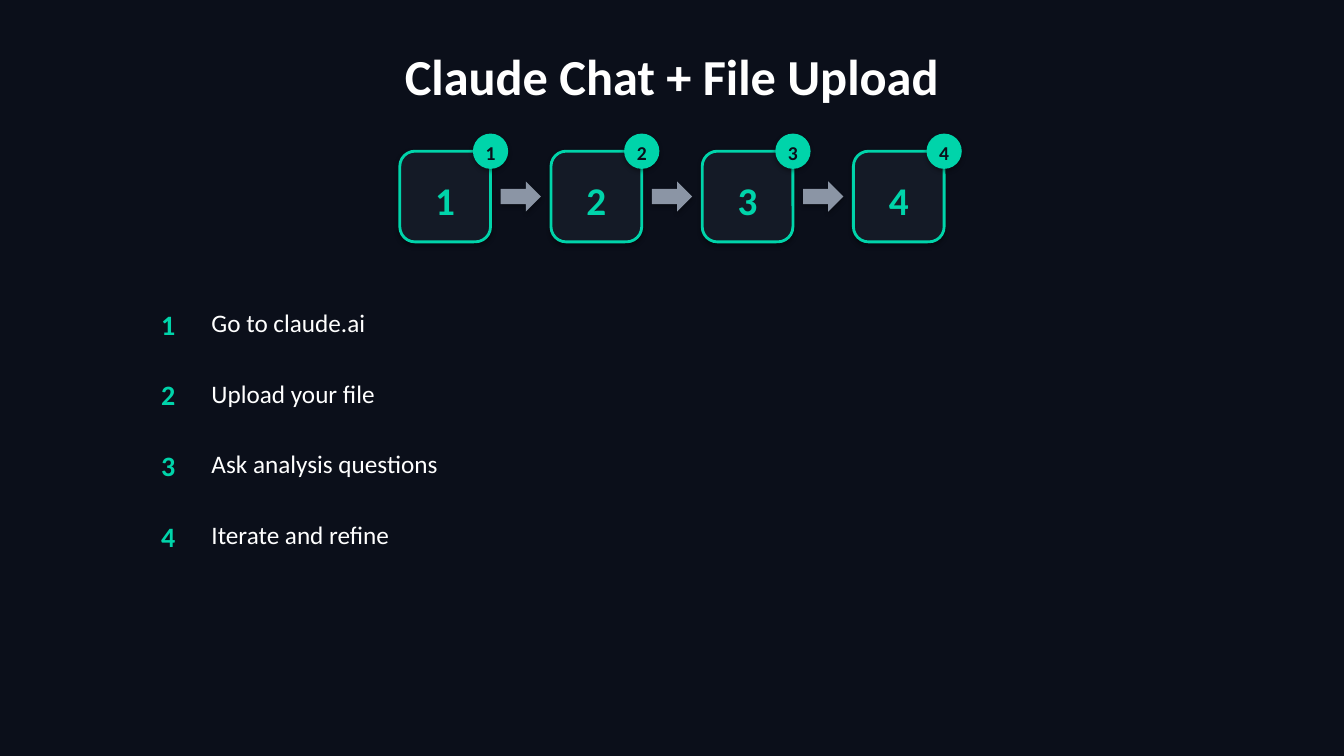
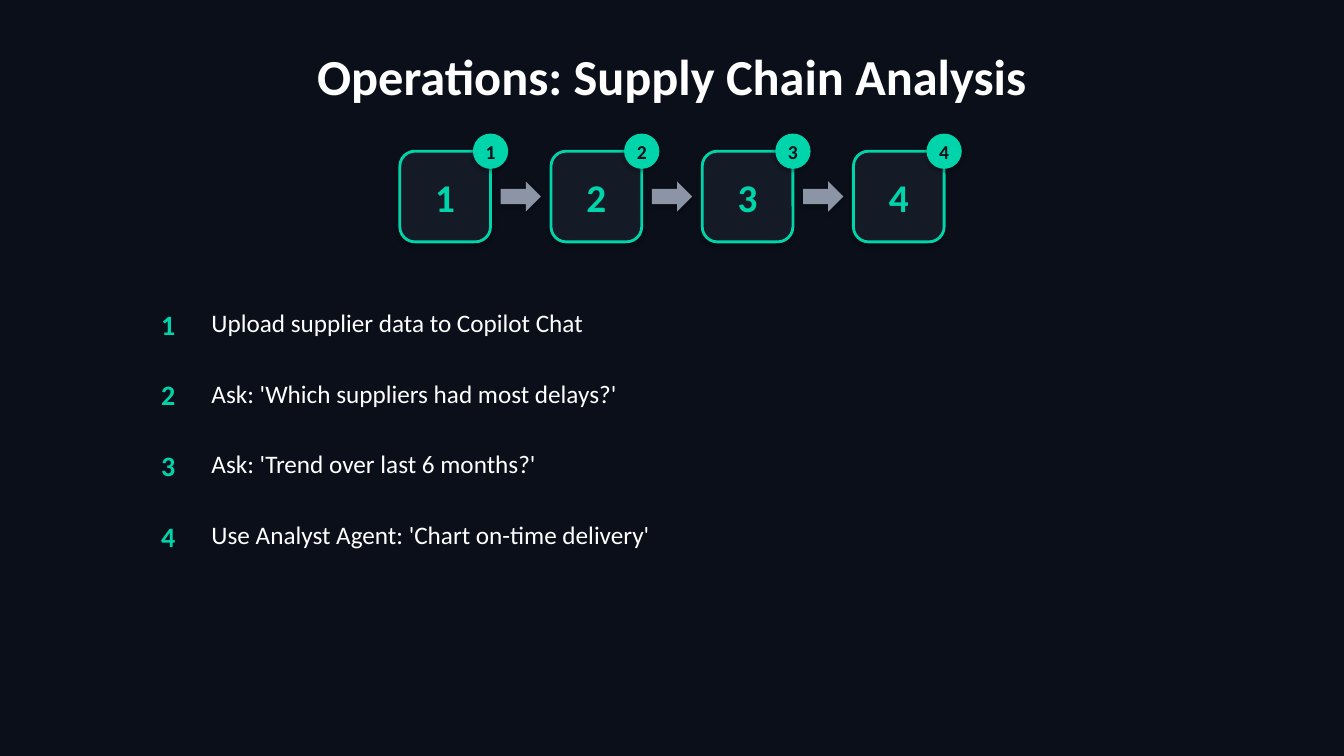
Before and after one commit to scottrhay/AIA-ClaudeCopilot, a slide deck: slide 28 of slides/B2_AI_Analytics_Business.pptx (slide 21 before the commit). Drawn at 1344x756 pixels with LibreOffice and Linux fonts; fonts in the diff are those of the drawing. Boxes give left, top, right and bottom in pixels: in the first picture for what was removed or moved away, otherwise in the second. Text is boxed around its words. In the diff, an @@ line names an element or a change of style, - is before the commit and + after.

```diff
--- a/slides/B2_AI_Analytics_Business.pptx
+++ b/slides/B2_AI_Analytics_Business.pptx
@@ text at box(317, 59, 1026, 103): text changed @@
-Claude Chat + File Upload
+Operations: Supply Chain Analysis
@@ vertical alignment top to middle in 4 elements at box(435, 186, 455, 212), box(586, 186, 606, 212), box(738, 186, 758, 213), box(889, 186, 909, 212) @@
@@ text at box(211, 314, 583, 336): text changed @@
-Go to claude.ai
+Upload supplier data to Copilot Chat
@@ text at box(211, 385, 616, 407): text changed @@
-Upload your file
+Ask: 'Which suppliers had most delays?'
@@ text at box(211, 455, 535, 473): text changed @@
-Ask analysis questions
+Ask: 'Trend over last 6 months?'
@@ text at box(211, 526, 649, 549): text changed @@
-Iterate and refine
+Use Analyst Agent: 'Chart on-time delivery'
```
Also in this commit, not shown: 15 other slides changed, 16 slides added, 29 slides removed, 50 other files.
